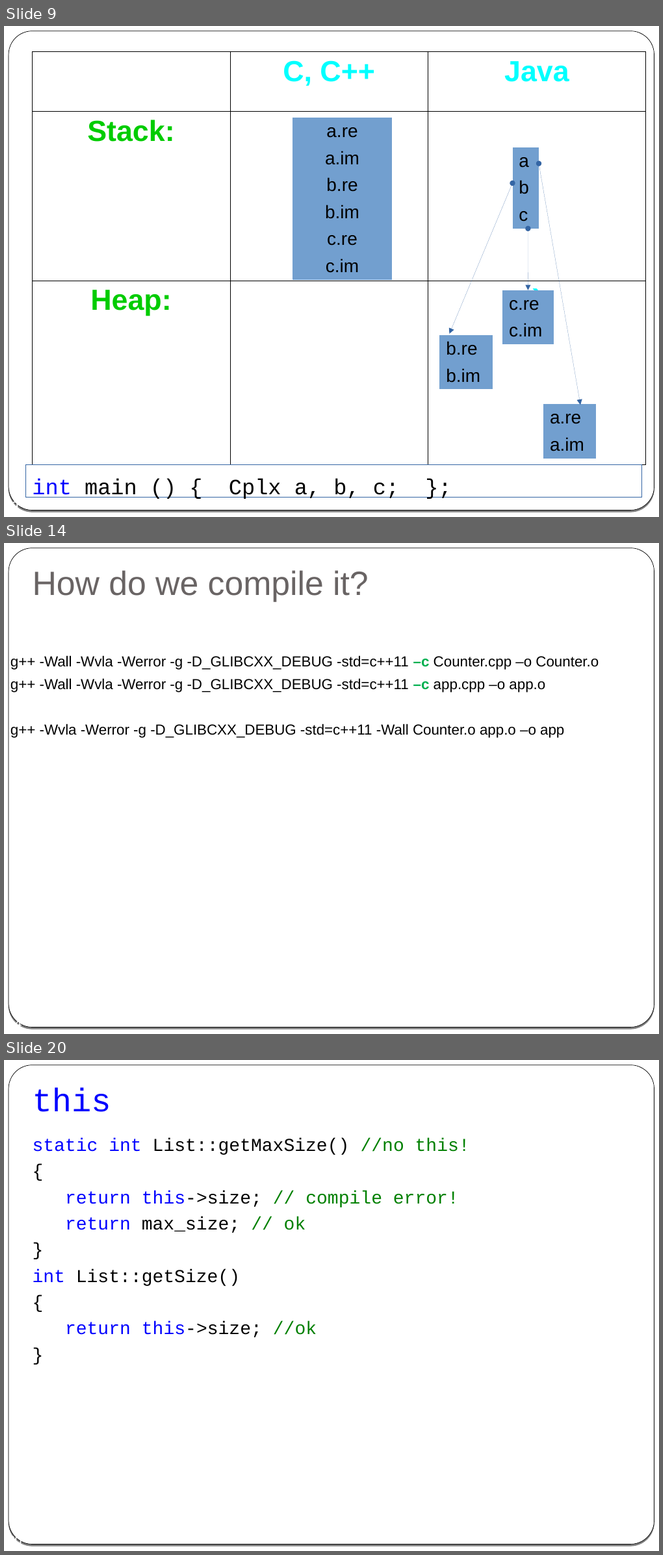
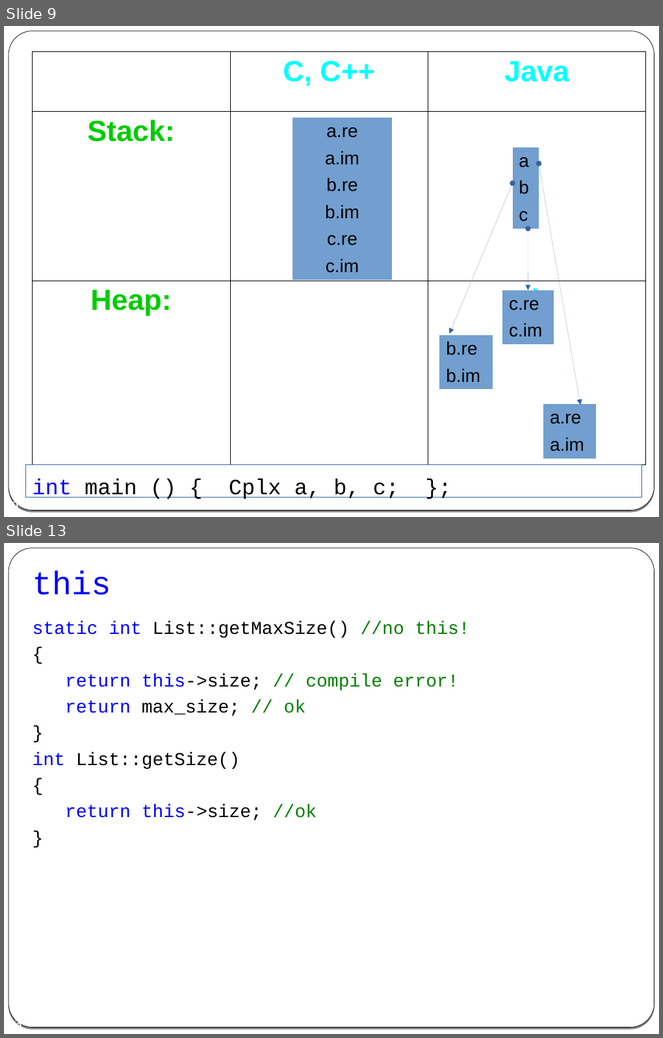
Before and after one commit to cpp-at-ariel/cpp-5778, a slide deck: week02-classes-constructors-destructors/slides.odp. Shown one above the other, each under a label of ours: slides 9, 14 and 20 before the commit, slides 9 and 13 after it; the slides between them are not shown. The pictures are 663x1555 and 663x1038 pixels, drawn with LibreOffice and Linux fonts; fonts in the diff are those of the drawing. Boxes give left, top, right and bottom in pixels: in the first picture for what was removed or moved away, otherwise in the second. Text is boxed around its words. In the diff, an @@ line names an element or a change of style, - is before the commit and + after.

```diff
--- a/week02-classes-constructors-destructors/slides.odp
+++ b/week02-classes-constructors-destructors/slides.odp
@@ slide 14 removed at bbox=[4, 543, 659, 1034], background gradient #000000 to #FFFFFF; not listed: 2 template elements that a slide beside it also shows @@
@@ title removed at bbox=[33, 570, 369, 602] @@
-How do we compile it?
@@ text removed at bbox=[10, 655, 599, 738] @@
-g++ -Wall -Wvla -Werror -g -D_GLIBCXX_DEBUG -std=c++11 –c Counter.cpp –o Counter.o
-g++ -Wall -Wvla -Werror -g -D_GLIBCXX_DEBUG -std=c++11 –c app.cpp –o app.o
-g++ -Wvla -Werror -g -D_GLIBCXX_DEBUG -std=c++11 -Wall Counter.o app.o –o app
@@ page number removed at bbox=[8, 1018, 22, 1027] @@
-14
@@ what was slide 20 is now slide 13 @@
@@ page number at bbox=[8, 1018, 22, 1027]: text changed @@
-20
+13
```
Also in this commit, not shown: 12 slides changed, 7 slides added, 8 other slides removed, 23 other files.
